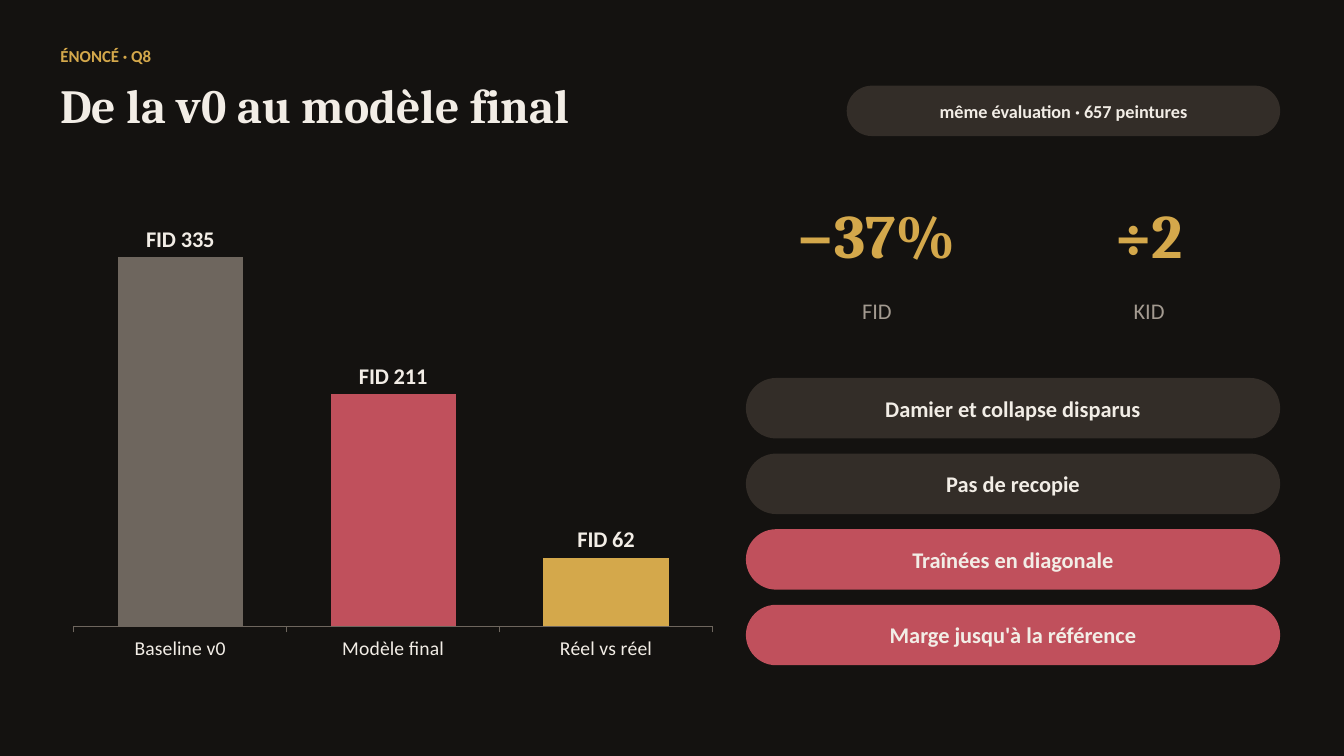
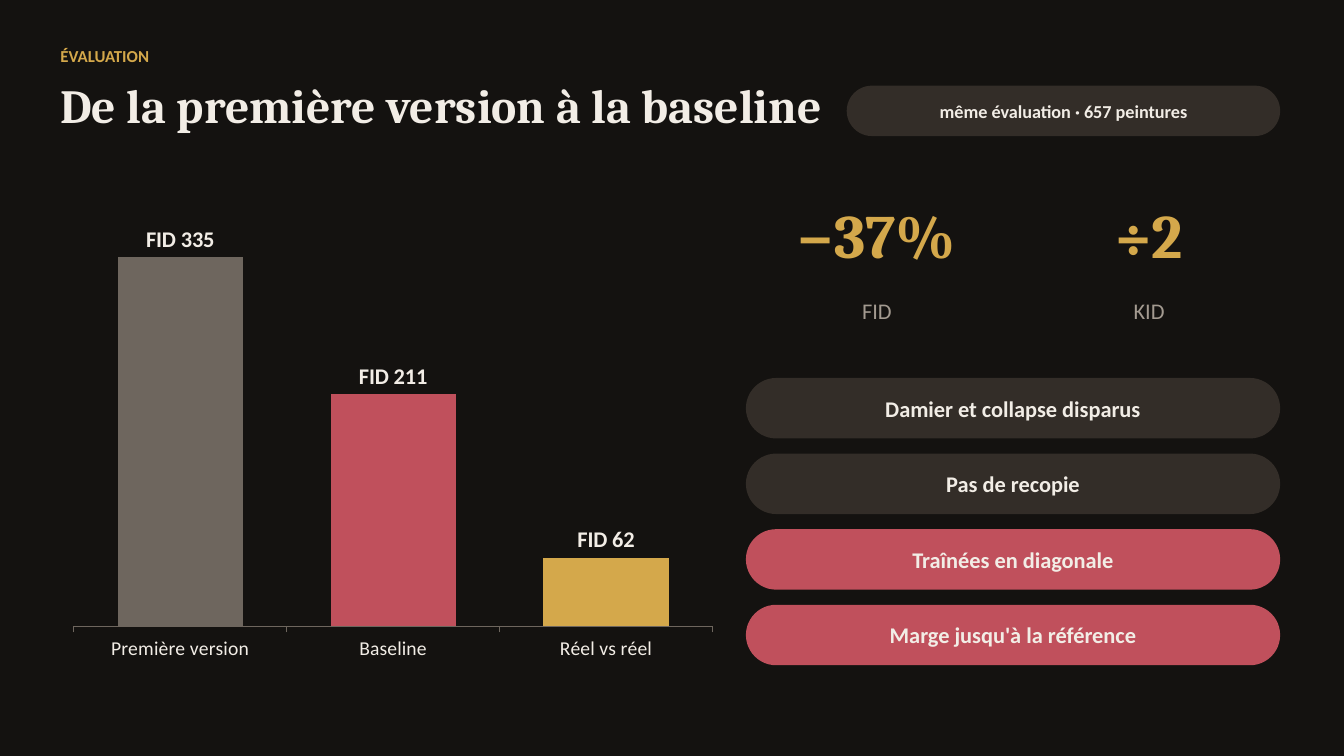
Before and after one commit to KAHINA-ABBAD/ganisme, a slide deck: slide 19 of reports/presentation/GANisme_sombre.pptx (slide 38 before the commit). Drawn at 1344x756 pixels with LibreOffice and Linux fonts; fonts in the diff are those of the drawing. Boxes give left, top, right and bottom in pixels: in the first picture for what was removed or moved away, otherwise in the second. Text is boxed around its words. In the diff, an @@ line names an element or a change of style, - is before the commit and + after.

```diff
--- a/reports/presentation/GANisme_sombre.pptx
+++ b/reports/presentation/GANisme_sombre.pptx
@@ text at (60, 48, 149, 62): text changed @@
-ÉNONCÉ · Q8
+ÉVALUATION
@@ text at (60, 89, 822, 133): text changed @@
-De la v0 au modèle final
+De la première version à la baseline
@@ column chart at (60, 176, 726, 670) @@
-categories: Baseline v0, Modèle final, Réel vs réel
+categories: Première version, Baseline, Réel vs réel
```
Also in this commit, not shown: 20 other slides changed, 3 slides added, 24 slides removed, 16 other files.
